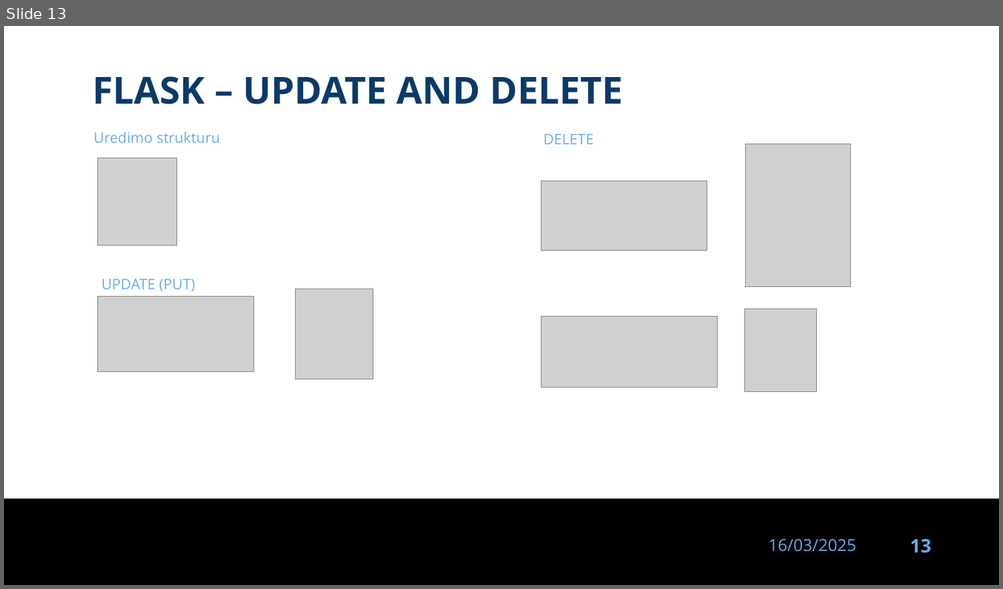
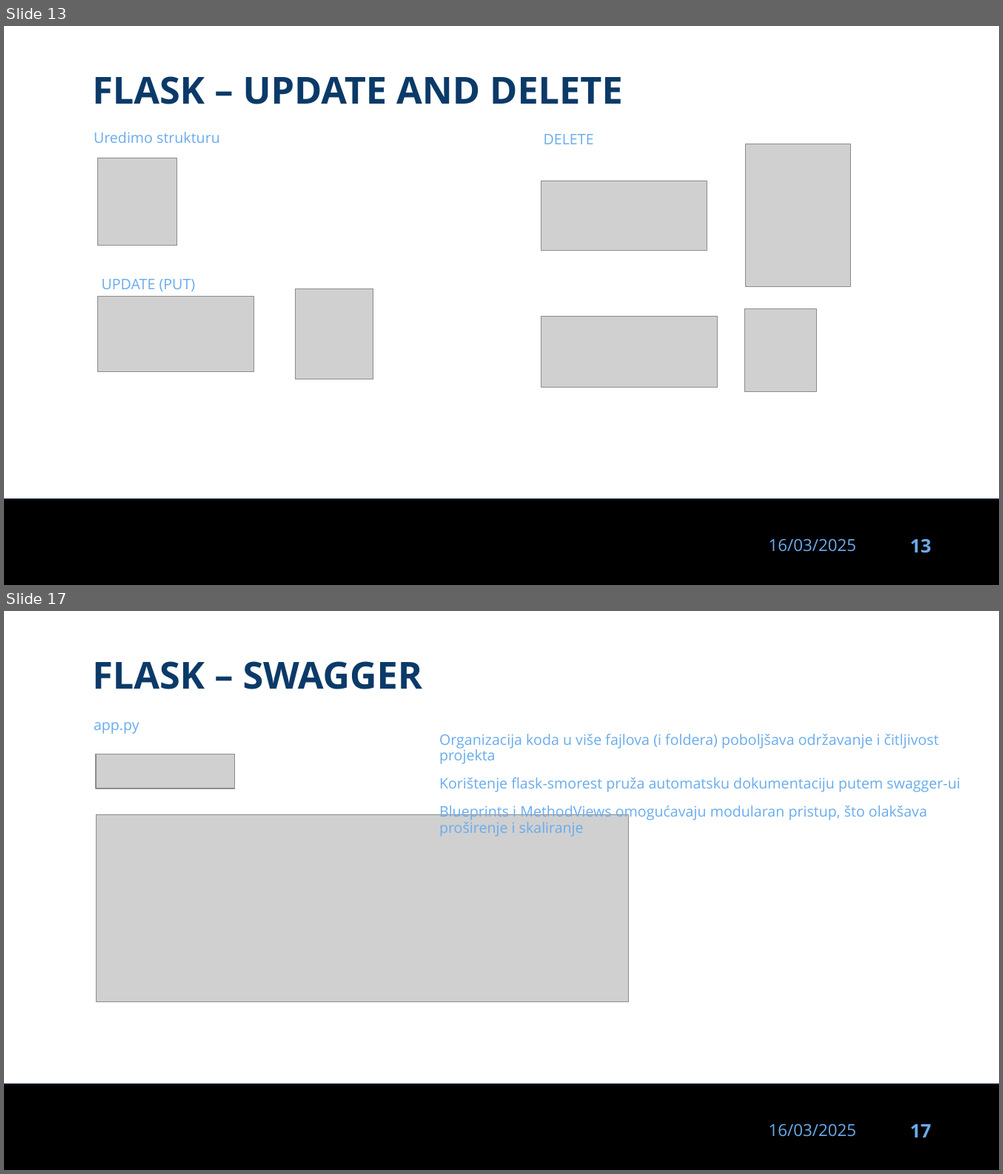
Before and after one commit to dinoDuvnjak/CTK, a slide deck: Bootcamp/flask/flask.pptx. Shown one above the other, each under a label of ours: slide 13 before the commit, slides 13 and 17 after it; the slides between them are not shown. The pictures are 1003x589 and 1003x1174 pixels, drawn with LibreOffice and Linux fonts; fonts in the diff are those of the drawing; grey boxes stand for pictures; background and template pictures are left out. Boxes give left, top, right and bottom in pixels: in the first picture for what was removed or moved away, otherwise in the second. Text is boxed around its words. In the diff, an @@ line names an element or a change of style, - is before the commit and + after.

Commit message:
flak blueprints

```diff
--- a/Bootcamp/flask/flask.pptx
+++ b/Bootcamp/flask/flask.pptx
@@ slide 17 added at (x1=4, y1=611, x2=999, y2=1170), background #FFFFFF; not listed: 3 template elements that a slide beside it also shows @@
@@ text added at (x1=92, y1=661, x2=423, y2=689), 36 pt, text #0B3A68, bold @@
+FLASK – SWAGGER
@@ text added at (x1=94, y1=722, x2=139, y2=734), 14 pt, text #69ACED @@
+app.py
@@ text added at (x1=439, y1=734, x2=959, y2=837), 14 pt, text #69ACED @@
+Organizacija koda u više fajlova (i foldera) poboljšava održavanje i čitljivost projekta
+Korištenje flask-smorest pruža automatsku dokumentaciju putem swagger-ui
+Blueprints i MethodViews omogućavaju modularan pristup, što olakšava proširenje i skaliranje
@@ picture added at (x1=96, y1=755, x2=235, y2=789) @@
@@ picture added at (x1=96, y1=815, x2=629, y2=1002) @@
```
Also in this commit, not shown: 3 other slides added, 2 other files.
